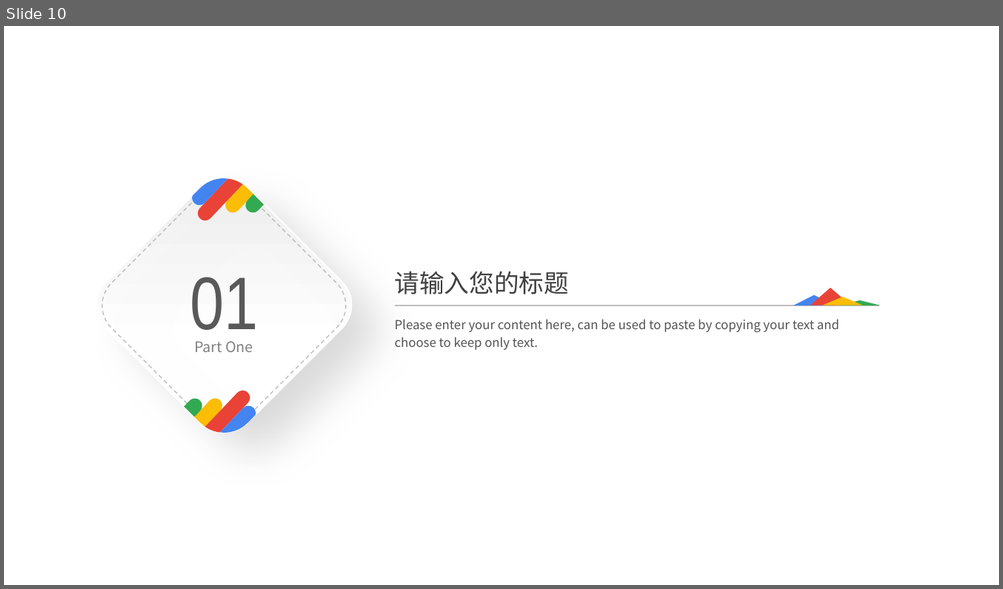
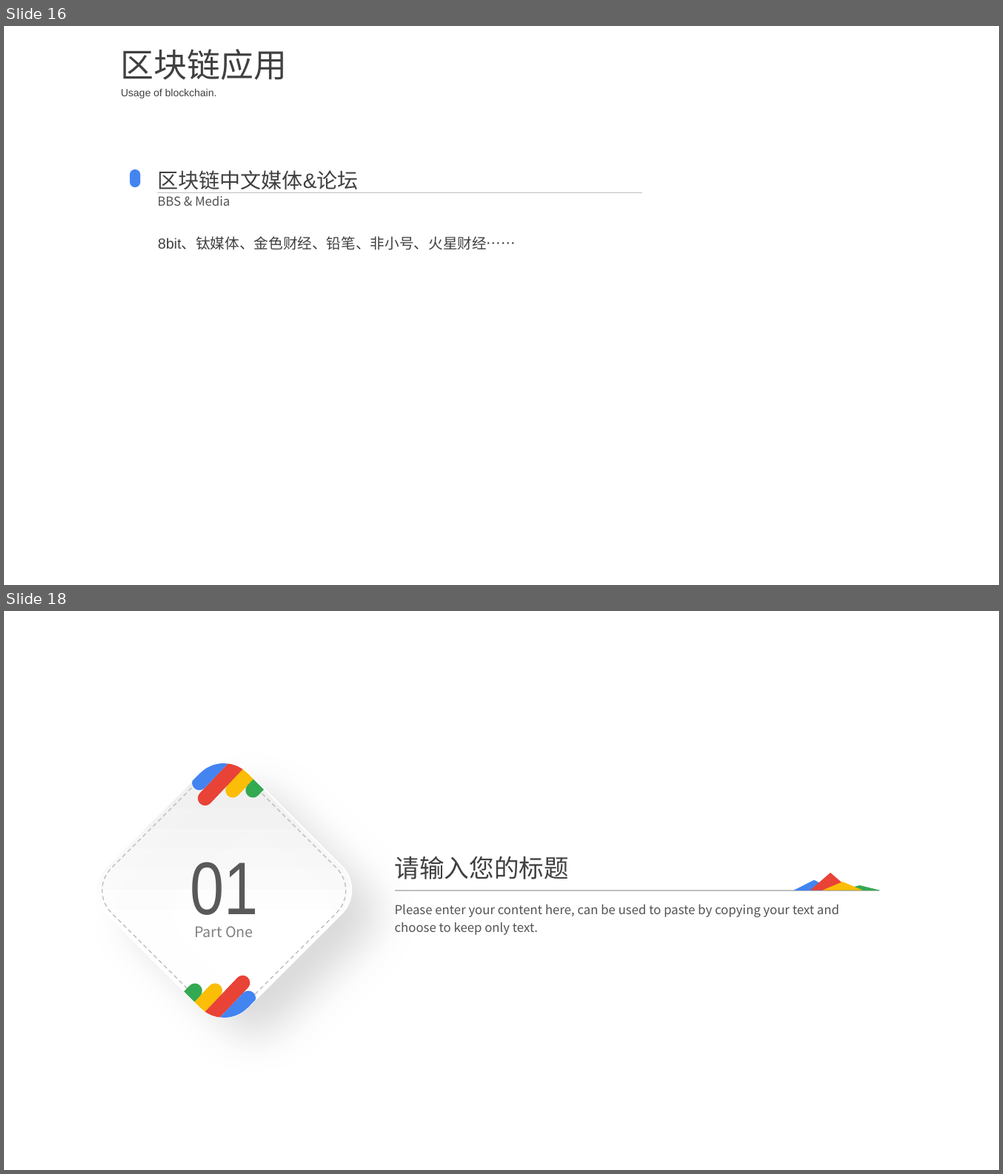
Before and after one commit to bingozwb/Blockchain-intro., a slide deck: doc/BlockChain Intro.pptx. Shown one above the other, each under a label of ours: slide 10 before the commit, slides 16 and 18 after it; the slides between them are not shown. The pictures are 1003x589 and 1003x1174 pixels, drawn with LibreOffice and Linux fonts; fonts in the diff are those of the drawing; background and template pictures are left out. Boxes give left, top, right and bottom in pixels: in the first picture for what was removed or moved away, otherwise in the second. Text is boxed around its words. In the diff, an @@ line names an element or a change of style, - is before the commit and + after.

```diff
--- a/doc/BlockChain Intro.pptx
+++ b/doc/BlockChain Intro.pptx
@@ slide 16 added at <box>4,26,999,585</box>, background picture (left out) @@
@@ text added at <box>121,49,287,80</box>, 32 pt, text #404040 @@
+区块链应用
@@ text added at <box>121,89,217,99</box>, 10 pt, text #404040 @@
+Usage of blockchain.
@@ rounded rectangle added at <box>129,170,140,187</box>, fill #4384F1 @@
@@ text added at <box>157,170,358,193</box>, 20 pt, text #404040 @@
+区块链中文媒体&论坛
@@ text added at <box>157,196,230,206</box>, 12 pt, text #404040 at 90% opacity @@
+BBS & Media
@@ line added from (158, 193) to (642, 193), #BFBFBF 1 pt @@
@@ text added at <box>158,237,515,250</box>, 14 pt, text #404040 @@
+8bit、钛媒体、金色财经、铅笔、非小号、火星财经……
@@ what was slide 10 is now slide 18 @@
```
Also in this commit, not shown: 11 slides changed, 11 other slides added, 4 slides removed.
